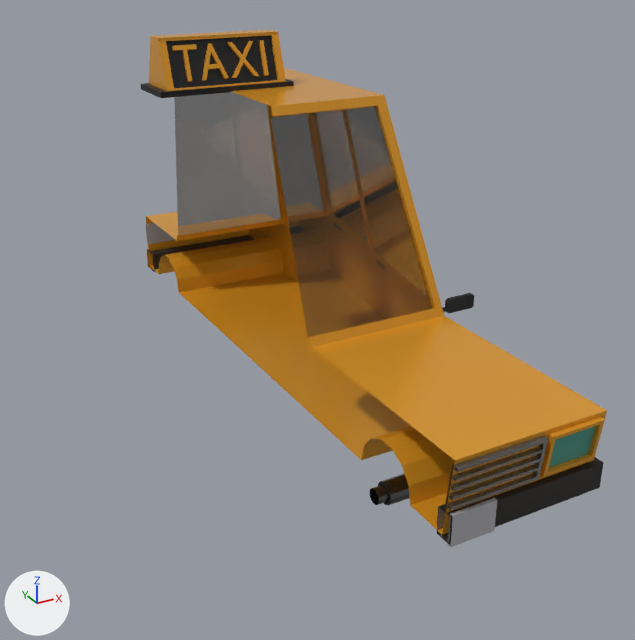
An edit to the glTF model src/assets/3D_Models/Vehicles/taxi.gltf, drawn before and after from the same camera.
Camera for both pictures: a 50 mm camera at (-2.5, -5.67, 2.05) aimed at (0.3, -0.57, -0.5). Every picture has the same lights, and +X, +Y and +Z are marked at lower left. Where no turn or scale is listed for an object, it has been applied to the vertices. Vertices at the same position are counted once.

The older version as bpy lines, for what is in view:
```python
me_cube_001 = bpy.data.meshes.new('Cube.001')
me_cube_001.from_pydata(...)  # 52 vertices, 100 faces; spans x -3.003..-1.993, y 0.222..0.645, z 1.58..1.955
# faces by material slot: [80, 20]
me_cube_001.materials.append(mat_taxi_paint)  # orange #e7a028
me_cube_001.materials.append(mat_black)  # black #0c0c0c
me_cylinder = bpy.data.meshes.new('Cylinder')
me_cylinder.from_pydata(...)  # 308 vertices, 596 faces; spans x -0.072..1.171, y -2.219..-1.706, z -0.125..0.477
# faces by material slot: [298, 298]
me_cylinder.materials.append(mat_tires)  # black #000000
me_cylinder.materials.append(mat_hubcap)  # grey #747474
me_plane = bpy.data.meshes.new('Plane')
me_plane.from_pydata(...)  # 334 vertices, 538 faces; spans x 0.0..1.36, y -2.63..2.38, z -1.0..1.04
# faces by material slot: [192, 8, 282, 20, 2, 10, 24]
me_plane.materials.append(mat_car_paint)  # orange #e7a028
me_plane.materials.append(mat_glass)  # grey #858585
me_plane.materials.append(mat_bumper)  # black #1d1d1d
me_plane.materials.append(mat_licenseplate)  # grey #b9b9be
me_plane.materials.append(mat_frontlight)  # cyan #4c9e8e
me_plane.materials.append(mat_backlight)  # red #e72d0d
me_plane.materials.append(mat_reflectors)  # orange #e74700
ob_cube = bpy.data.objects.new('Cube', me_cube_001)
ob_cube.location = (2.498, -0.073, -0.552)
ob_cylinder = bpy.data.objects.new('Cylinder', me_cylinder)
ob_cylinder.location = (0.0, 0.0, -1.17)
ob_plane = bpy.data.objects.new('Plane', me_plane)
ob_plane.location = (0.0, 0.0, 0.0)
# also in view: 'Text' at (0.0, 0.36, 1.23)
```
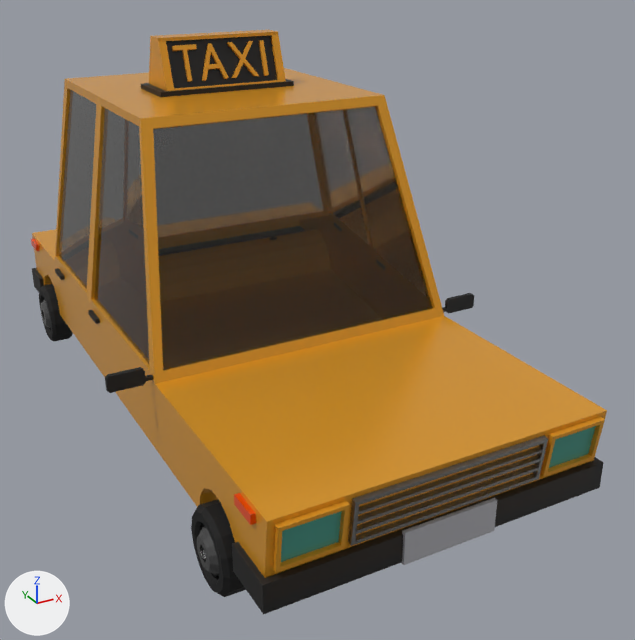
Changed parts and their boxes (x1, y1, x2, y2) in the pictures (635 x 640 px):
'Plane', reshaped (25% wider, 14% taller): before (146, 68, 607, 547); after (31, 68, 607, 615)
'Cylinder', reshaped: before (370, 474, 410, 505); after (39, 284, 246, 597)
part 1 of me_plane, added: after (273, 501, 350, 573)
part 2 of me_plane, added (black): after (105, 367, 153, 393)
part 3 of me_plane, added: after (88, 310, 100, 324)
part 4 of me_plane, added: after (55, 268, 65, 280)
part 5 of me_plane, added: after (234, 493, 256, 525)
part 6 of me_plane, added: after (31, 239, 40, 251)
part 7 of me_plane, added: after (32, 73, 457, 615)
part 8 of me_cylinder, added (black): after (191, 499, 246, 597)
part 9 of me_cylinder, added (black): after (39, 284, 73, 342)

Diff of the bpy script that builds the scene:
```diff
--- a/src/assets/3D_Models/Vehicles/taxi.gltf.py
+++ b/src/assets/3D_Models/Vehicles/taxi.gltf.py
@@ me_plane @@
 # used by ob_plane; location = (0.0, 0.0, 0.0)
-me_plane.from_pydata(...)  # 334 vertices, 538 faces; spans x 0.0..1.36, y -2.63..2.38, z -1.0..1.04
+me_plane.from_pydata(...)  # 588 vertices, 1076 faces; spans x -1.36..1.36, y -2.63..2.38, z -1.0..1.04
+# me_plane part 1: the loose piece of 16 vertices spanning x 0.65..1.04, y -2.63..-2.56, z -0.77..-0.48 is copied, and the copy is mirrored in x about the mesh origin; it spans x -1.04..-0.65, y -2.63..-2.56, z -0.77..-0.48
+# me_plane part 2: the loose piece of 51 vertices spanning x 1.08..1.36, y -1.02..-0.98, z -0.46..-0.35 is copied, and the copy is mirrored in x about the mesh origin; it spans x -1.36..-1.08, y -1.02..-0.98, z -0.46..-0.35
+# me_plane part 3: a new loose piece, a box spanning x -1.108..-1.077, y 0.151..0.342, z -0.511..-0.479, in mat_bumper (black #1d1d1d)
+# me_plane part 4: a new loose piece, a box spanning x -1.108..-1.077, y 1.15..1.341, z -0.511..-0.479, in mat_bumper (black #1d1d1d)
+# me_plane part 5: a new loose piece, a box spanning x -1.108..-1.077, y -2.478..-2.286, z -0.543..-0.484, in mat_reflectors (orange #e74700)
+# me_plane part 6: a new loose piece, a box spanning x -1.108..-1.077, y 2.051..2.243, z -0.543..-0.484, in mat_reflectors (orange #e74700)
+# me_plane part 7: 147 vertices added at x -1.11..-0.3, y -2.63..2.38, z -1.0..1.04
 me_plane.materials.append(mat_car_paint)
@@ me_cylinder @@
 me_cylinder.from_pydata(...)  # 308 vertices, 596 faces; spans x -0.072..1.171, y -2.219..-1.706, z -0.125..0.477
 # used by ob_cylinder; location = (0.0, 0.0, -1.17)
+# me_cylinder part 8: the loose piece of 168 vertices spanning x -0.072..1.171, y -2.219..-1.706, z -0.125..0.375 is copied, and the copy is mirrored in x about the mesh origin; it spans x -1.171..0.072, y -2.219..-1.706, z -0.125..0.375
+# me_cylinder part 9: the loose piece of 168 vertices spanning x -0.072..1.171, y -2.219..-1.706, z -0.125..0.375 is copied, and the copy is turned -180 degrees about the z axis through its middle, then moved by (-1.099, 3.75, 0.0); it spans x -1.171..0.072, y 1.531..2.044, z -0.125..0.375
 me_cylinder.materials.append(mat_tires)
```
